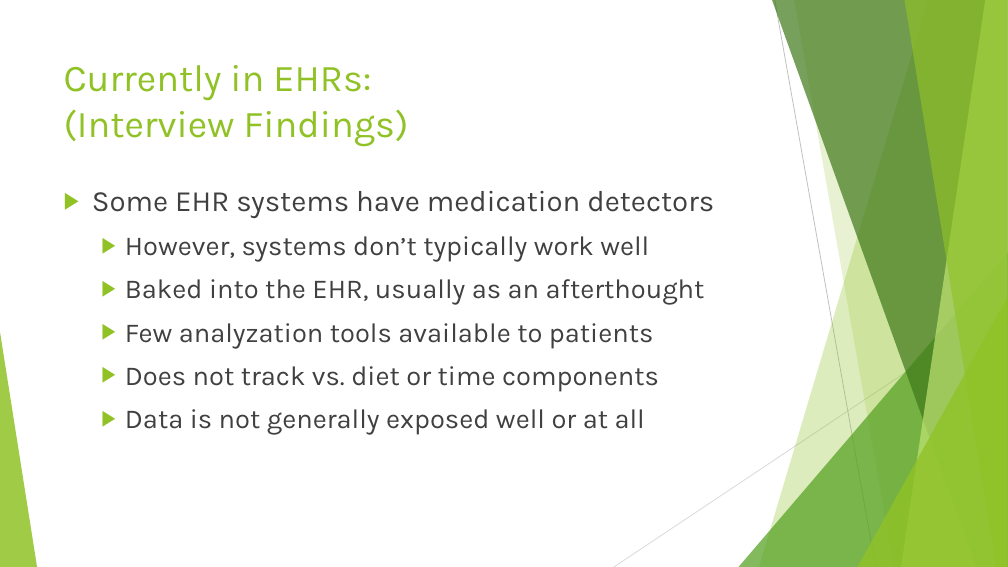
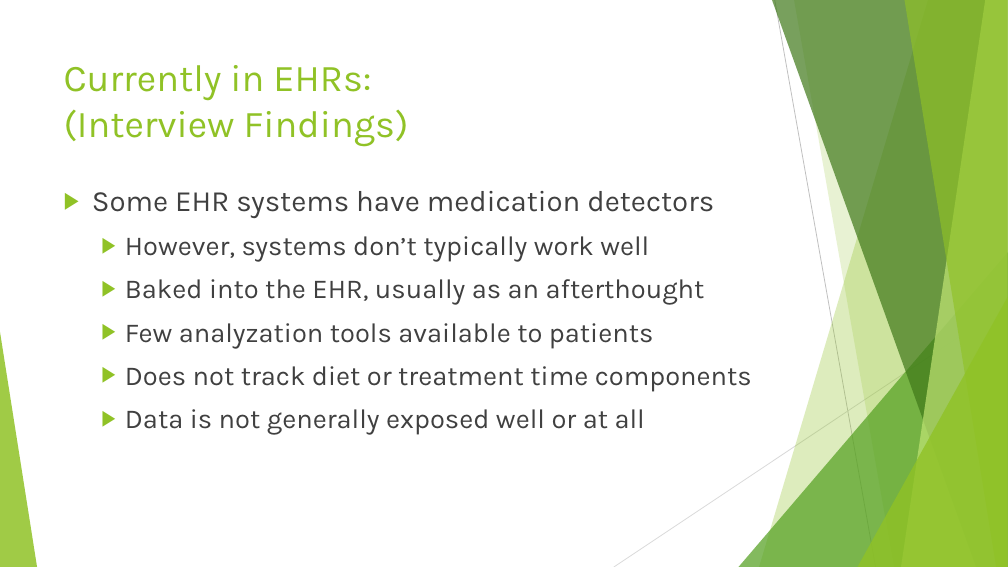
Before and after one commit to EhrgoHealth/CS6440, a slide deck: slide 5 of Topic.Presentation.pptx. Drawn at 1008x567 pixels with LibreOffice and Linux fonts; fonts in the diff are those of the drawing. Boxes give left, top, right and bottom in pixels: in the first picture for what was removed or moved away, otherwise in the second. Text is boxed around its words. In the diff, an @@ line names an element or a change of style, - is before the commit and + after.

Commit message:
minor verbage change on slide 5

```diff
--- a/Topic.Presentation.pptx
+++ b/Topic.Presentation.pptx
@@ text at bbox=[125, 366, 752, 392]: text changed @@
-  ▶ Does not track vs. diet or time components
+  ▶ Does not track diet or treatment time components
```
